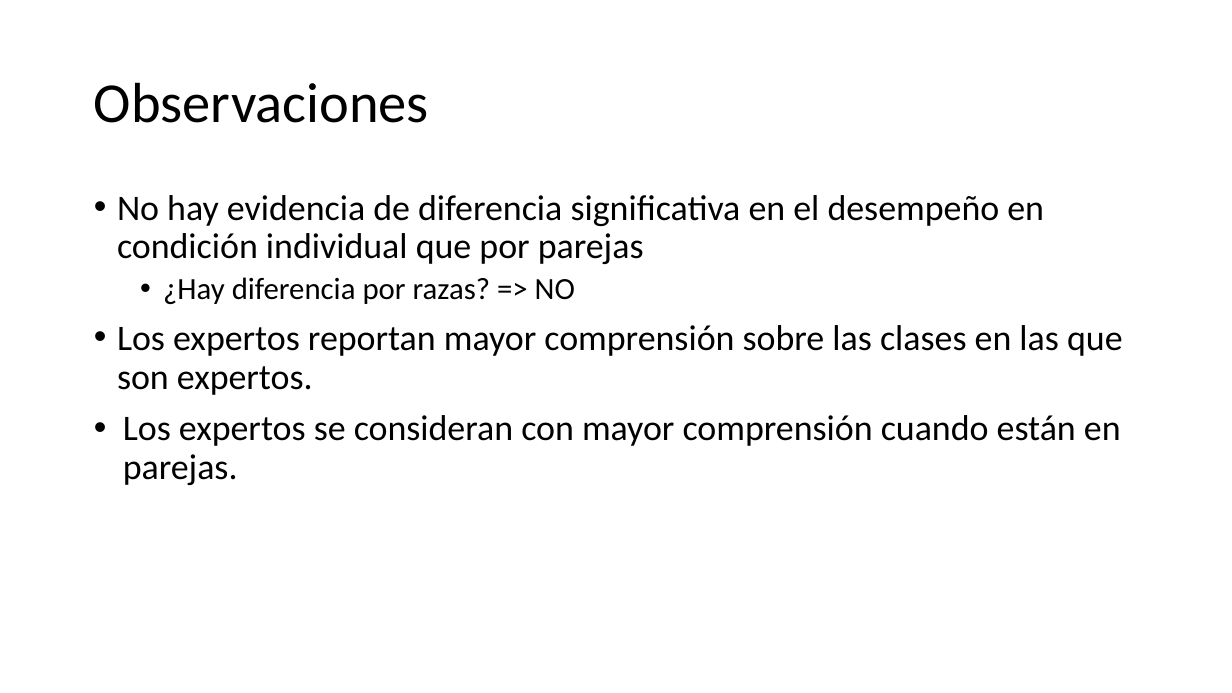
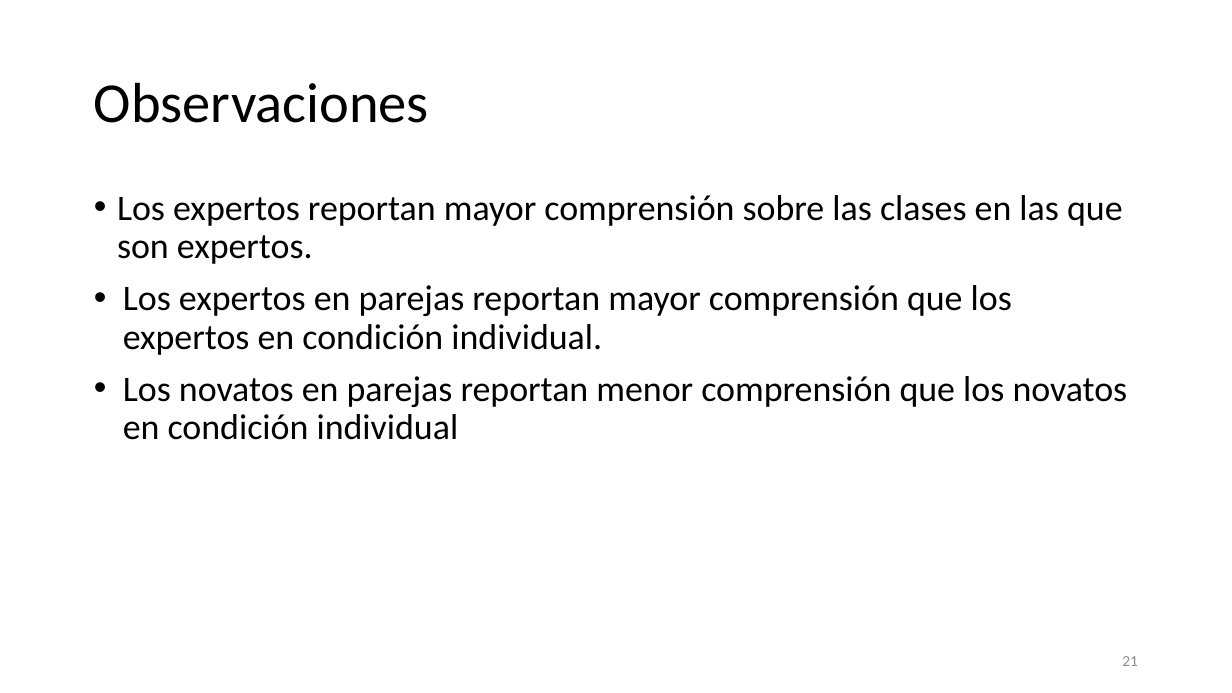
Before and after one commit to Slendercoder/DatosDLL, a slide deck: slide 21 of 12-16-18-23-27-sept-2019/Analysis/Colaboración, uso del lenguaje y comprensión.pptx (slide 14 before the commit). Drawn at 1232x693 pixels with LibreOffice and Linux fonts; fonts in the diff are those of the drawing. Boxes give left, top, right and bottom in pixels: in the first picture for what was removed or moved away, otherwise in the second. Text is boxed around its words. In the diff, an @@ line names an element or a change of style, - is before the commit and + after.

```diff
--- a/12-16-18-23-27-sept-2019/Analysis/Colaboración, uso del lenguaje y comprensión.pptx
+++ b/12-16-18-23-27-sept-2019/Analysis/Colaboración, uso del lenguaje y comprensión.pptx
@@ text at [117, 195, 1044, 304]: paragraphs removed @@
-• No hay evidencia de diferencia significativa en el desempeño en condición individual que por parejas
-  • ¿Hay diferencia por razas? => NO
@@ text at [123, 285, 1128, 440]: text changed @@
-• Los expertos se consideran con mayor comprensión cuando están en parejas.
+• Los expertos en parejas reportan mayor comprensión que los expertos en condición individual.
+• Los novatos en parejas reportan menor comprensión que los novatos en condición individual
@@ page number added at [1122, 656, 1138, 666], 12 pt, text #8C8C8C @@
+21
```
Also in this commit, not shown: 18 other slides changed, 15 slides added, 1 slide removed, 12 other files.
